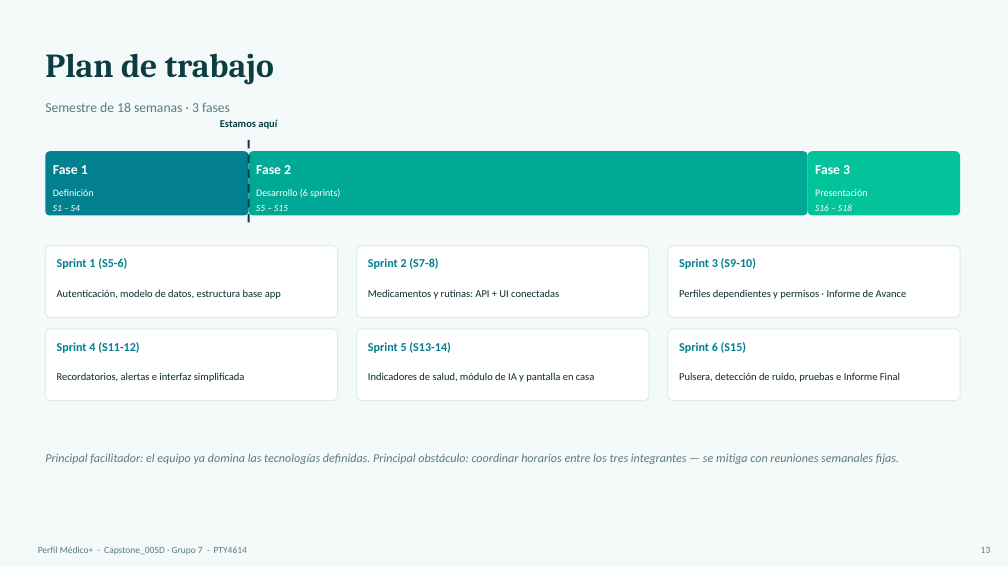
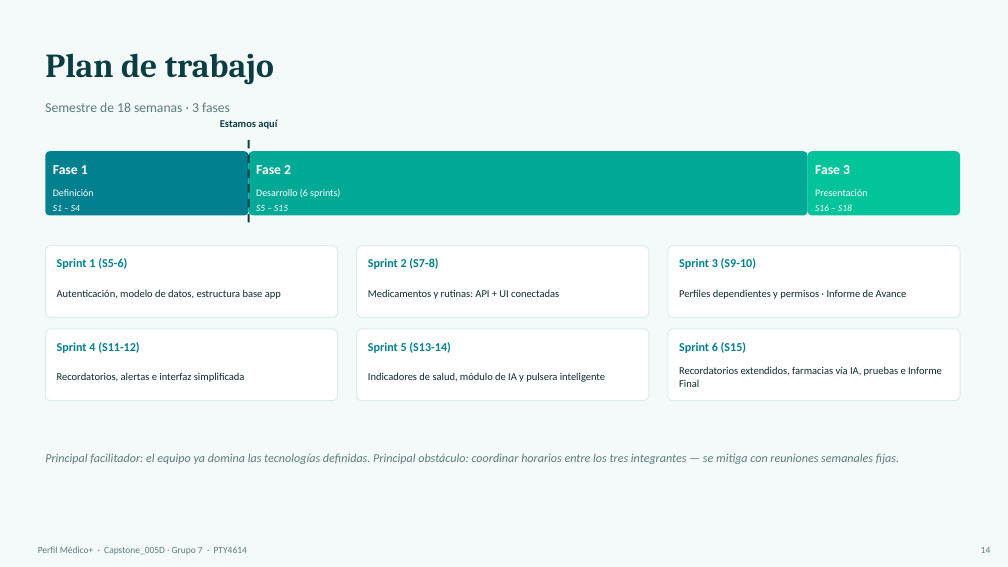
Before and after one commit to Bvnjvmin/Perfil-Medico-, a slide deck: slide 14 of Fase 1/Evidencias Grupales/PerfilMedico_ExposicionFase1.pptx (slide 13 before the commit). Drawn at 1008x567 pixels with LibreOffice and Linux fonts; fonts in the diff are those of the drawing. Boxes give left, top, right and bottom in pixels: in the first picture for what was removed or moved away, otherwise in the second. Text is boxed around its words. In the diff, an @@ line names an element or a change of style, - is before the commit and + after.

Commit message:
diferenciador a pulsera inteligente

```diff
--- a/Fase 1/Evidencias Grupales/PerfilMedico_ExposicionFase1.pptx
+++ b/Fase 1/Evidencias Grupales/PerfilMedico_ExposicionFase1.pptx
@@ text at (368,372,605,382): text changed @@
-Indicadores de salud, módulo de IA y pantalla en casa
+Indicadores de salud, módulo de IA y pulsera inteligente
@@ text at (679,366,942,387): text changed @@
-Pulsera, detección de ruido, pruebas e Informe Final
+Recordatorios extendidos, farmacias vía IA, pruebas e Informe Final
```
Also in this commit, not shown: 5 other slides changed, 3 slides added, 1 slide removed, 2 other files.
